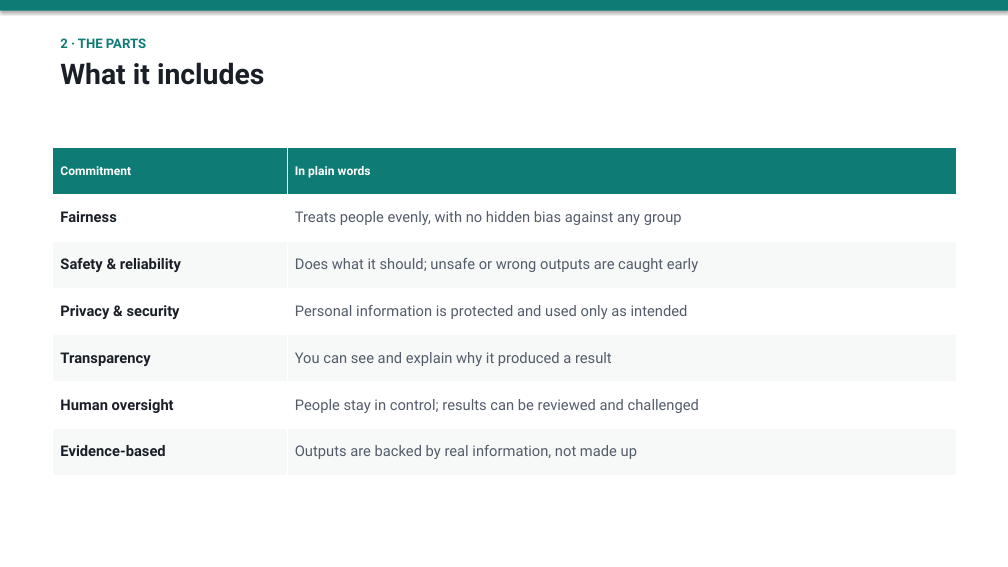
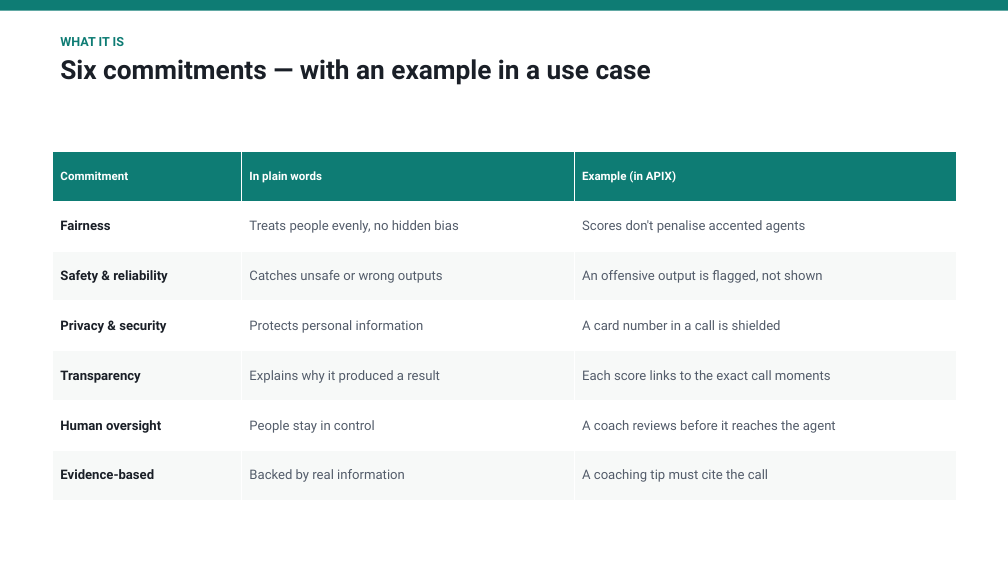
Before and after one commit to shyamanugu/LLMOps, a slide deck: slide 3 of usecases/ai_pipeline 2/docs/Responsible_AI_for_APIX.pptx. Drawn at 1008x567 pixels with LibreOffice and Linux fonts; fonts in the diff are those of the drawing. Boxes give left, top, right and bottom in pixels: in the first picture for what was removed or moved away, otherwise in the second. Text is boxed around its words. In the diff, an @@ line names an element or a change of style, - is before the commit and + after.

```diff
--- a/usecases/ai_pipeline 2/docs/Responsible_AI_for_APIX.pptx
+++ b/usecases/ai_pipeline 2/docs/Responsible_AI_for_APIX.pptx
@@ rectangle at bbox=[0, 0, 1008, 11]: shadow off @@
@@ text at bbox=[60, 37, 651, 85]: text changed; size 27 to 25 pt @@
-2 · THE PARTS
-What it includes
+WHAT IT IS
+Six commitments — with an example in a use case
@@ table at bbox=[53, 151, 957, 501] @@
-column 2: In plain words | Treats people evenly, with no hidden bias against any group | Does what it should; unsafe or wrong outputs are caught early | Personal information is protected and used only as intended | You can see and explain why it produced a result | People stay in control; results can be reviewed and challenged | Outputs are backed by real information, not made up
+column 2: In plain words | Treats people evenly, no hidden bias | Catches unsafe or wrong outputs | Protects personal information | Explains why it produced a result | People stay in control | Backed by real information
+column 3: Example (in APIX) | Scores don't penalise accented agents | An offensive output is flagged, not shown | A card number in a call is shielded | Each score links to the exact call moments | A coach reviews before it reaches the agent | A coaching tip must cite the call
@@ table: place and size @@
-table at bbox=[53, 147, 957, 476]
+table at bbox=[53, 151, 957, 501]
```
Also in this commit, not shown: 3 other slides changed, 4 slides added, 4 slides removed.
